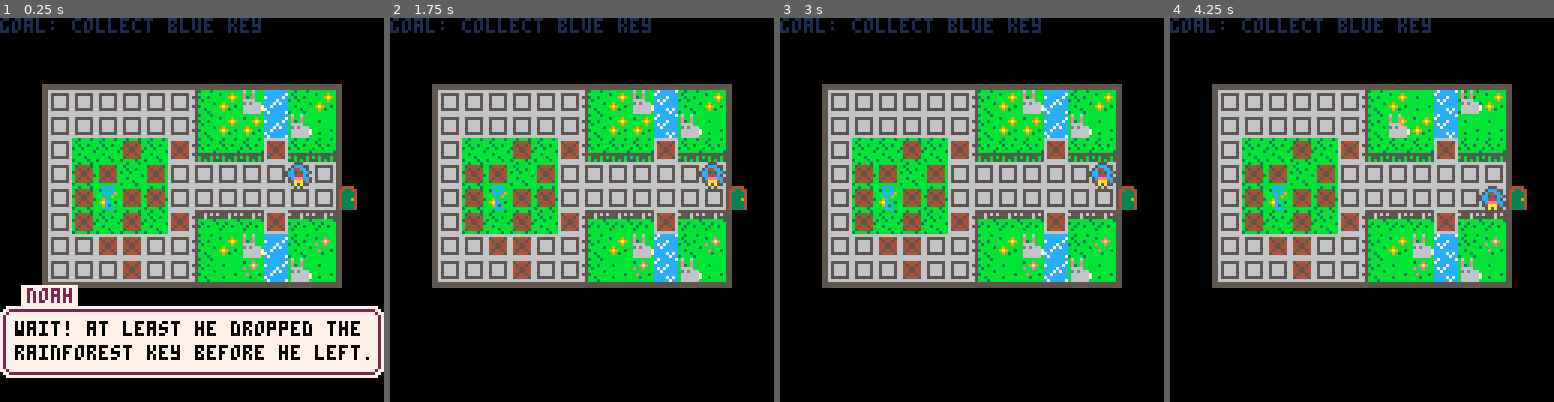
Above: before the commit, frames 1-4 (left to right).
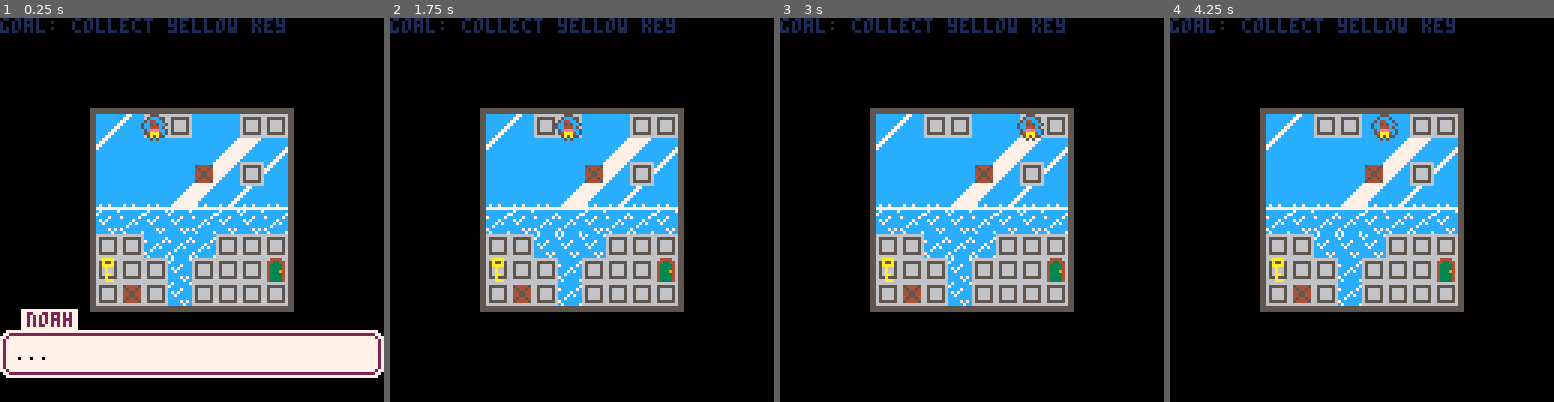
Above: after the commit, the same moments.

Repository: avalkyrie/zoo-game
Game: PICO-8 cartridge zoo.p8
Two runs of this game, one before a commit and one after it. Both use one fixed random seed, a clock stepped at 60 frames per second and the inputs below.
Inputs:
- Up to frame 1 (0.25 s): no input
- Up to frame 2 (1.75 s): tap X (X key) at 0.33, 1.07 s; tap O (Z key) at 0.7, 1.7 s; hold Right from 1.6 s (still down)
- Up to frame 3 (3 s): tap X (X key) at 1.85, 2.97 s; release Right at 2.1 s; tap O (Z key) at 2.1, 2.5, 2.9 s; hold Up 2.15-2.42 s; hold Right from 2.47 s (still down)
- Up to frame 4 (4.25 s): release Right at 3.03 s; hold Left 3.08-3.58 s; tap O (Z key) at 3.3, 3.7, 4.1 s; hold Down 3.63-3.97 s; hold Right from 4.02 s (still down); tap X (X key) at 4.08 s

The runs differ from the first frame. In frame 1, 50% of the frame differs, in the area x 0-100%, y 0-90%; in frame 2, 42%; in frame 3, 42%; in frame 4, 42%.

Commit message:
Update ice 3 to make the bridge less hard.

Diff:
--- a/zoo.p8
+++ b/zoo.p8
@@ -12,7 +12,7 @@
 keyitemphase = "keyitem"
 gamephase = "game"
 
-state={menu=game,lvl=2,phase=introphase}
+state={menu=game,lvl=5,phase=introphase}
 
 maprect = {} -- x, y, width, height, xdrawoffset, ydrawoffset
 
@@ -326,23 +326,6 @@
 		aa(sprites, index.bow, {8,1,7,4,9,6})
 		aa(blocks, index.block, {7,5})
 		aa(animals, index.dpenguin, {2,6,6,6,10,6})
-		dialog[introphase] = {{"noah", "stop monkeying around,","the ice is slippery!"}}
-	elseif (state.lvl == 5) then
-		-- tundra 3
-		maprect = {8, 0, 8, 8, 4, 4}
-		player.x = 1
-		player.y = 3
-		player.goalsprite = index.bow
-		player.goalneededcount = 3
-		exit.x = 6
-		exit.y = 9
-		exit.sprite = index.cexit
-		aa(sprites, index.bow, {2,4,4,2,6,1})
-		aa(blocks, index.block, {2,2,6,2})
-		aa(animals, index.dpenguin, {3,1,4,1,5,1})
-		animals[4][5] = index.bwhale
-		animals[3][5] = index.fwhale
-
 		dialog[introphase] = {
 			{"noah", "i need this day to be over."},
 			{"noah", "where is that %$\x8f#\x92 monkey?"},
@@ -356,6 +339,21 @@
 			{"noah", "karen?"},
 		}
 		dialog[outrophase] = {{"noah", "penguins looking dapper, great.","time to get out of here...wait,","where is the door back?"}}
+			elseif (state.lvl == 5) then
+		-- tundra 3
+		maprect = {8, 0, 8, 8, 4, 4}
+		player.x = 3
+		player.y = 1
+		exit.x = 8
+		exit.y = 7
+		exit.sprite = index.cexit
+		sprites[1][7] = index.key
+		aa(blocks, index.block, {5,3,2,8})
+
+		dialog[introphase] = {
+			{"noah", "..."},
+		}
+		goal = "goal: collect yellow key"
 	elseif (state.lvl == 10) then
 		-- tundra 2
 		maprect = {34, 14, 9, 13, 3.5, 1}
@@ -1893,14 +1891,14 @@
 0043438000810000000500010100000000a1a180000001000005010101000000050505050500000101010101808001010000434305050100008080808181010100000000000000000000000000000000000000000000008000000000000000000000000000000000000000000000000000000000000000000000000040400000
 0000000000000000000000000000000000000040404000000000000000000000000000404040000000000000000000000000004040400000000000000000000000000000000000000000000000000000000000000000000000000000000000000000000100000000000000000000000000000000000000000000000000000000
 __map__
-2d202020202020202c20202020202020000a0a0a000a0a0a0a0a002d2d2d20202020202d2d2d000000000000000000000000000000000000000000000000000000000000000000000000000000000000000000000000000000000000000000002929292929292929292929292929292936363616161616163616363636161636
+2d202020202020202020050520200505000a0a0a000a0a0a0a0a002d2d2d20202020202d2d2d000000000000000000000000000000000000000000000000000000000000000000000000000000000000000000000000000000000000000000002929292929292929292929292929292936363616161616163616363636161636
 2d20202020202020202020202020202000000000000a0a0a0a0a002d2d2d20202020202d2d2d000000000000000000000000000000000000000000000000000000000000000000000000000000000000000000000000000000000000000000002929292929292929292929292929292936362836163636163636363616272716
-2c2c2020202d2c2c202020202020202000000000000a0a000a0a002d2d2d20202020202d2d2d040000000000000000000000000000000000000000000000000000000000000000000000000000000000000000000000000000000000000000002929292929292929292929292929292916361616163616161616161616362716
-20202020202d2020202034343434343400000000000000000000002c2c2c20202020202c2c2c040000000000000000000000000000000000000000000000000000000000000000000000000000000000000000000000000000000000000000002929292929292929292929292929292916162020201620202016202020161636
-20202020202c20202d2d02020202020200000000000000000000002020202020202020202020040000000000000000000000000000000000000000000000000000000000000000000000000000000000000000000000000000000000000000002929292929292929292929292929292916163636201620202016202020163636
-34343434343434342d2d020202020202000a0a0a0a0a00000000002034343434343434343420000000000000000000000000000000000000000000000000000000000000000000000000000000000000000000000000000000000000002f00002929292929292929292929292929292936363620161620362016201620161616
-2c2c2c2c2c2c2c2c363602022836271600000000000000000000003405050505050505050534000000000000000000000000000000000000000000000000000000000000000000000000000000000000000000000000000000000000003e00002929292929292929292929292929292916362016161620362016203620271636
-000000000000000036363627363628270000000000000a0a0a0a000505050505050505050505000000000000000000000000000000000000000000000000000000000000000000000000000000000000000000000000000000000000000000002929292929292929292929292929292916162016281620162036201620163636
+2c2c2020202d2c2c202020202020052000000000000a0a000a0a002d2d2d20202020202d2d2d040000000000000000000000000000000000000000000000000000000000000000000000000000000000000000000000000000000000000000002929292929292929292929292929292916361616163616161616161616362716
+20202020202d2020343434343434343400000000000000000000002c2c2c20202020202c2c2c040000000000000000000000000000000000000000000000000000000000000000000000000000000000000000000000000000000000000000002929292929292929292929292929292916162020201620202016202020161636
+20202020202c2020020102020102020100000000000000000000002020202020202020202020040000000000000000000000000000000000000000000000000000000000000000000000000000000000000000000000000000000000000000002929292929292929292929292929292916163636201620202016202020163636
+34343434343434340505010101050505000a0a0a0a0a00000000002034343434343434343420000000000000000000000000000000000000000000000000000000000000000000000000000000000000000000000000000000000000002f00002929292929292929292929292929292936363620161620362016201620161616
+2c2c2c2c2c2c2c2c050505020505050500000000000000000000003405050505050505050534000000000000000000000000000000000000000000000000000000000000000000000000000000000000000000000000000000000000003e00002929292929292929292929292929292916362016161620362016203620271636
+000000000000000005050502050505050000000000000a0a0a0a000505050505050505050505000000000000000000000000000000000000000000000000000000000000000000000000000000000000000000000000000000000000000000002929292929292929292929292929292916162016281620162036201620163636
 1014101412101014101014141410101012101012101010100000000000000000000000000000000000000000000000000000000000000000000000000000000000000000000000000000000000000000000000000000000000000000000000002929292929292929292929292929292916162020201620202036202020363636
 1410141412131313101010141414101012101012101010100000000000000000000000000000000000000000000000000000000000000000000000000000000000000000000000000000000000000000000000000000000000000000000000002929292929292929292929292929292916163636363636361636361616163636
 1012141012101010141210141410141012101010101012140000000000000000000000000000000000000000000000000000000000000000000000000000000000000000000000000000000000000000000000000000000000000000000000002929292929292929292929292929292936160606060606060606060606163636
